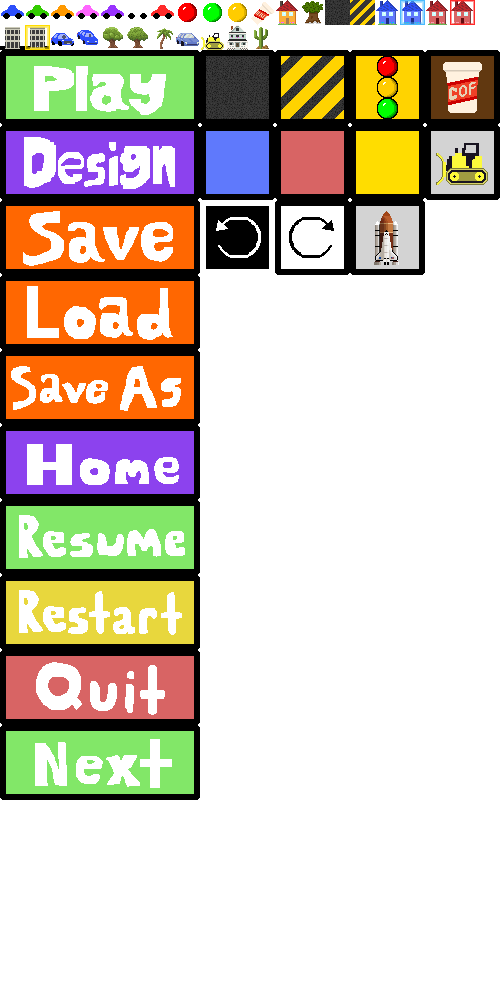
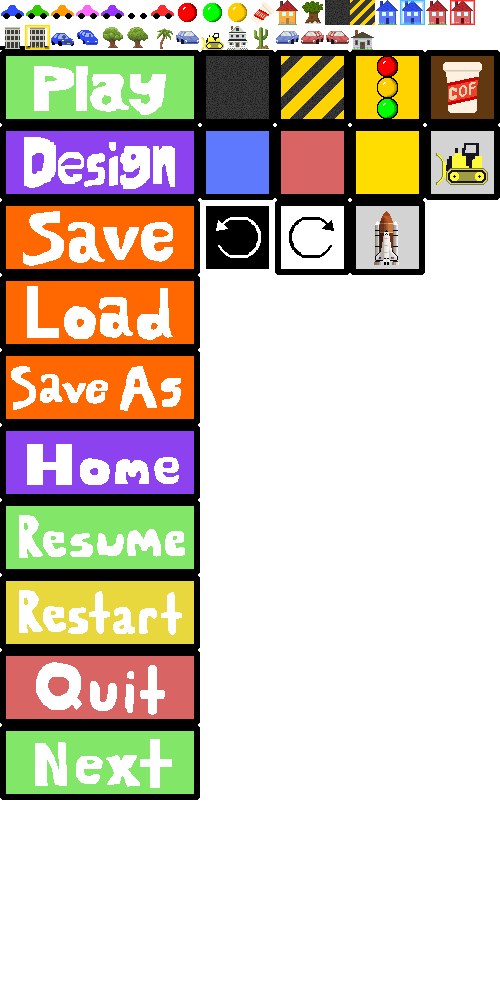
Revision of a layered 500 × 1000 image; what changed, layer by layer:
added layer "house" (1st of 2) above "boss car right" over (351, 30, 374, 50)
added layer "boss car right" above "boss car left" over (326, 31, 349, 44)
added layer "boss car left" above "player car left" over (301, 31, 324, 44)
added layer "player car left" above "next level button" over (276, 31, 299, 44)
added layer "blue car right" above "adam's sprites" over (176, 31, 199, 44)
painted on "adam's sprites" over (176, 33, 199, 46)
